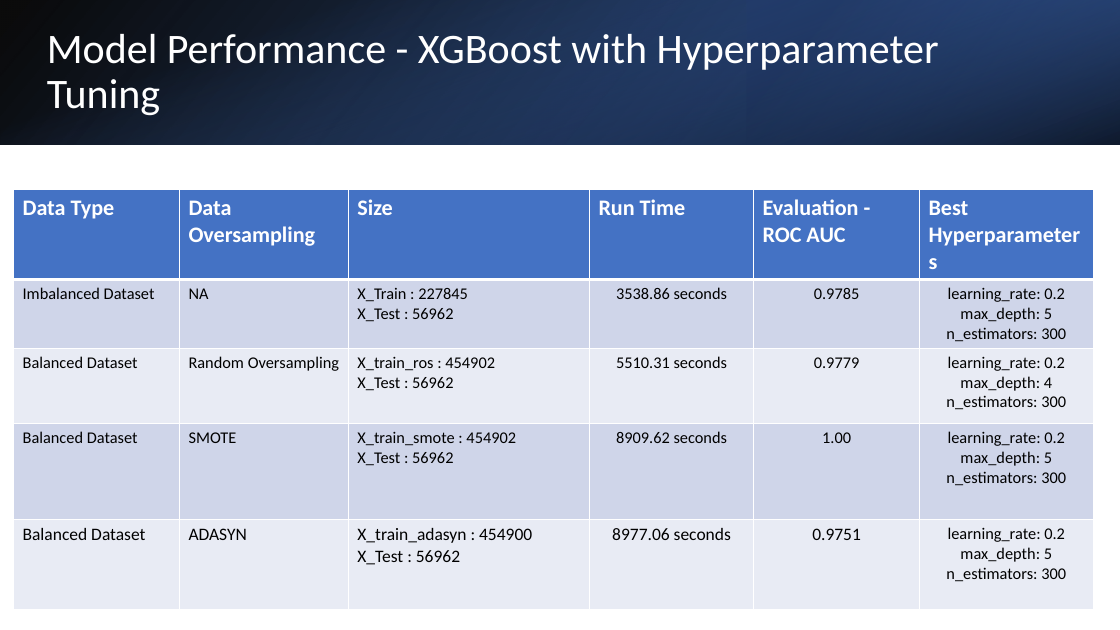
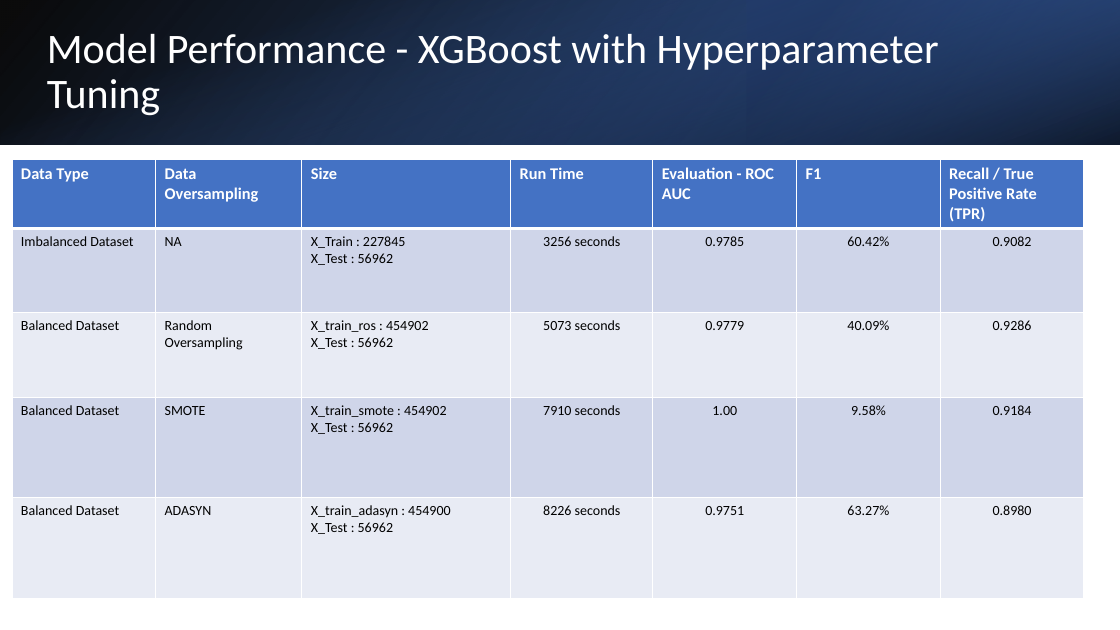
Before and after one commit to jagsrj/Credit_card_fraud_detection_ML, a slide deck: slide 10 of CreditCard_FraudDetection_MachingLearning.pptx (slide 9 before the commit). Drawn at 1120x630 pixels with LibreOffice and Linux fonts; fonts in the diff are those of the drawing. Boxes give left, top, right and bottom in pixels: in the first picture for what was removed or moved away, otherwise in the second. Text is boxed around its words. In the diff, an @@ line names an element or a change of style, - is before the commit and + after.

```diff
--- a/CreditCard_FraudDetection_MachingLearning.pptx
+++ b/CreditCard_FraudDetection_MachingLearning.pptx
@@ table at <box>12,160,1084,598</box> @@
-column 4: Run Time | 3538.86 seconds | 5510.31 seconds | 8909.62 seconds | 8977.06 seconds
+column 4: Run Time | 3256 seconds | 5073 seconds | 7910 seconds | 8226 seconds
-column 6: Best Hyperparameters | learning_rate: 0.2 / max_depth: 5 / n_estimators: 300 | learning_rate: 0.2 / max_depth: 4 / n_estimators: 300 | learning_rate: 0.2 / max_depth: 5 / n_estimators: 300 | learning_rate: 0.2 / max_depth: 5 / n_estimators: 300
+column 6: F1 | 60.42% | 40.09% | 9.58% | 63.27%
+column 7: Recall / True Positive Rate (TPR) | 0.9082 | 0.9286 | 0.9184 | 0.8980
@@ table: place and size @@
-table at <box>13,190,1092,607</box>
+table at <box>12,160,1084,598</box>
```
Also in this commit, not shown: 2 other slides changed, 2 slides added, 2 slides removed, 1 other file.
